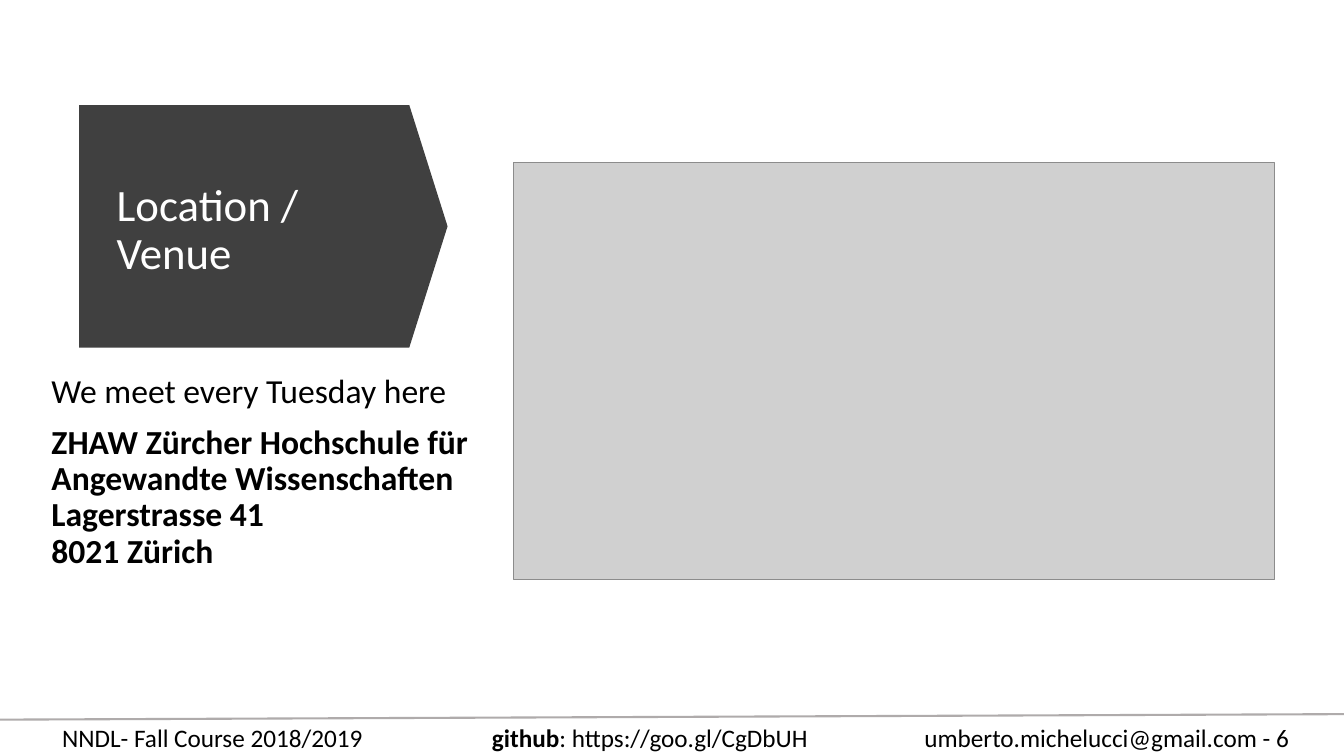
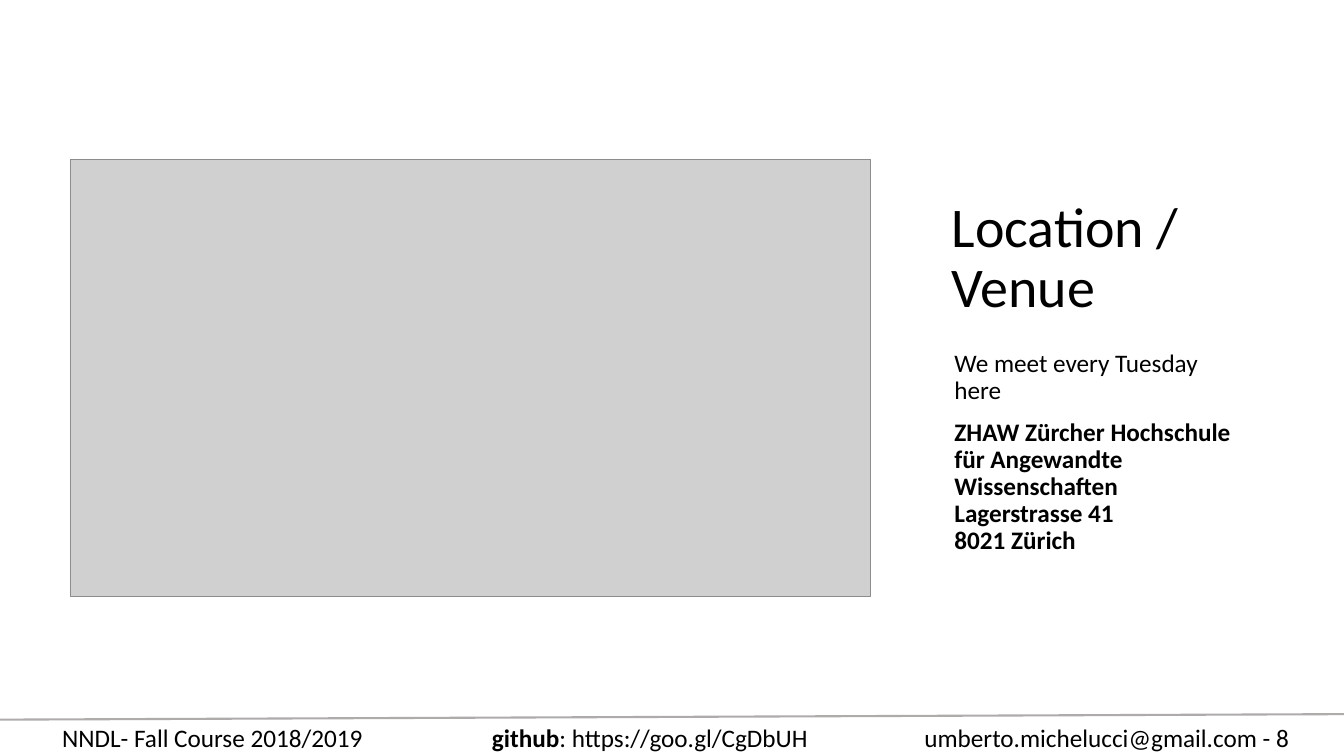
Before and after one commit to toelt-llc/COURSE-zhaw-dlcourse-spring2019, a slide deck: slide 8 of Week 1 - Mathematic introduction/NNDL - Fall 18 Week 1 - Administration and basics.pptx (slide 6 before the commit). Drawn at 1344x756 pixels with LibreOffice and Linux fonts; fonts in the diff are those of the drawing; grey boxes stand for pictures. Boxes give left, top, right and bottom in pixels: in the first picture for what was removed or moved away, otherwise in the second. Text is boxed around its words. In the diff, an @@ line names an element or a change of style, - is before the commit and + after.

```diff
--- a/Week 1 - Mathematic introduction/NNDL - Fall 18 Week 1 - Administration and basics.pptx
+++ b/Week 1 - Mathematic introduction/NNDL - Fall 18 Week 1 - Administration and basics.pptx
@@ title "Location / Venue": place and size @@
-title "Location / Venue" at box(117, 190, 271, 270)
+title "Location / Venue" at box(952, 208, 1145, 308)
@@ title "Location / Venue" at box(952, 208, 1145, 308): size 32 to 40 pt, text colour #FFFFFF to #000000; vertical alignment middle to bottom @@
@@ down arrow removed at box(79, 105, 448, 348) @@
@@ picture: place and size @@
-picture at box(514, 163, 1275, 580)
+picture at box(71, 159, 870, 597)
@@ text "We meet every Tuesday here": place and size @@
-text "We meet every Tuesday here" at box(51, 379, 468, 564)
+text "We meet every Tuesday here" at box(954, 354, 1231, 550)
@@ text "We meet every Tuesday here" at box(954, 354, 1231, 550): size 24 to 18 pt @@
@@ text at box(924, 729, 1289, 752): text changed @@
-umberto.michelucci@gmail.com - 6
+umberto.michelucci@gmail.com - 8
```
Also in this commit, not shown: 5 other slides changed, 3 slides added, 2 slides removed.
